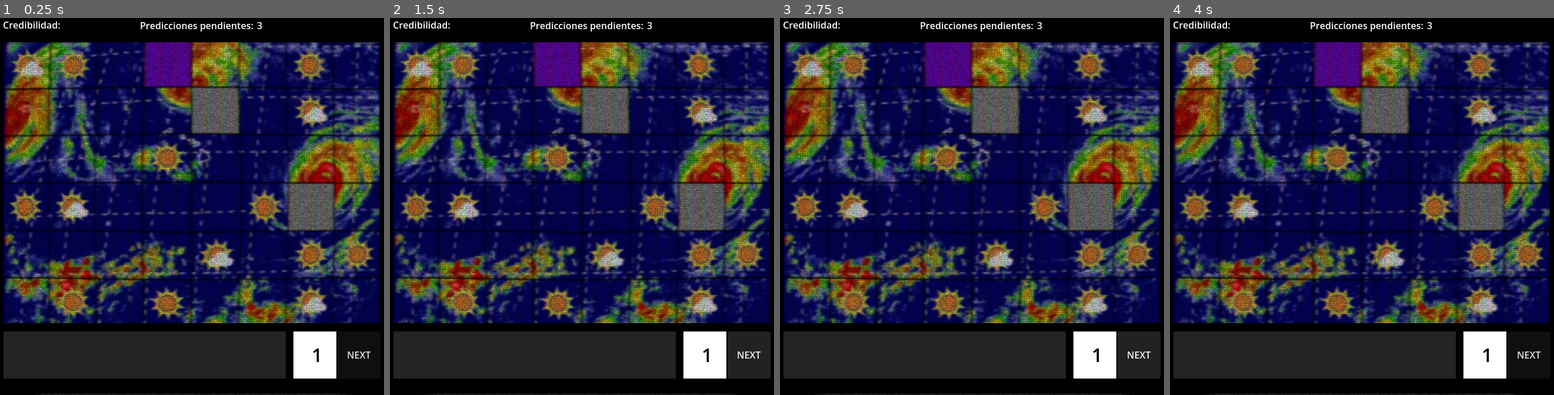
Above: before the commit, frames 1-4 (left to right).
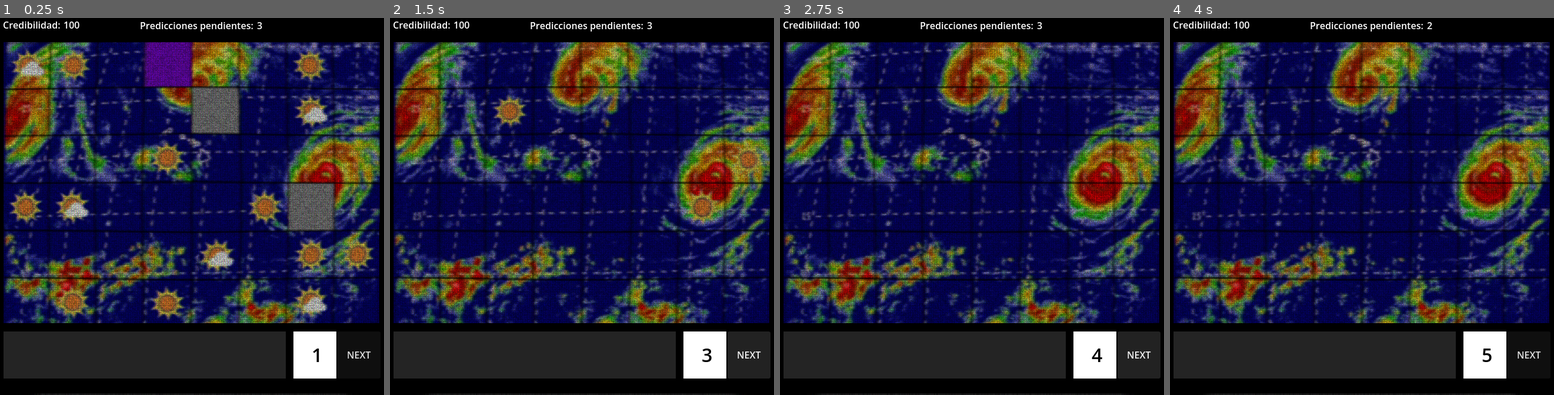
Above: after the commit, the same moments.

Repository: luciacastro2/meteo
Game: Godot game, scene res://scenes/main.tscn
The game is run twice, just before and just after one commit, with the same random seed, the same clock (stepped at 60 frames per second) and the same inputs.
Inputs (mouse positions are in pixels of both pictures, inside the frame that each line leads up to):
- Up to frame 1 (0.25 s): no input
- Up to frame 2 (1.5 s): click "NEXT" at 0.5 s; click "NEXT" at 1.25 s
- Up to frame 3 (2.75 s): click "NEXT" at 2 s
- Up to frame 4 (4 s): tap Enter at 2.75 s; move the mouse to (1315, 353) at 2.77 s; click (1315, 353) at 2.92 s; move the mouse to (1362, 183) at 3.52 s; click (1362, 183) at 3.67 s

The runs differ from the first frame. In frame 1, less than 0.1% of the frame differs, in the area x 16-21%, y 0-3%; in frame 2, 12%, in the area x 2-98%, y 0-92%; in frame 3, 11%; in frame 4, 11%.

Commit message:
REFACTOREDDDDD

Diff:
--- /dev/null
+++ b/scenes/main.gd
@@ -0,0 +1,12 @@
+extends Node2D
+
+signal day_changed
+signal prediction_tray_clicked(event: InputEvent)
+
+
+func _on_next_day_button_pressed() -> void:
+	emit_signal("day_changed")
+
+
+func _on_predictions_mouse_click_input_event(viewport: Node, event: InputEvent, shape_idx: int) -> void:
+	emit_signal("prediction_tray_clicked", event)
--- a/scenes/main.tscn
+++ b/scenes/main.tscn
@@ -2,8 +2,8 @@
 
 [ext_resource type="PackedScene" uid="uid://c7ol53vpad3dn" path="res://scenes/weather_sim_screen.tscn" id="1_jyhfs"]
 [ext_resource type="PackedScene" uid="uid://bhfop7w6vl8j1" path="res://scenes/tv_frame.tscn" id="1_sugp2"]
+[ext_resource type="Script" uid="uid://dhcsao4ap6w2u" path="res://scenes/main.gd" id="1_tbgi4"]
 [ext_resource type="Texture2D" uid="uid://c4va0xwqv7ihq" path="res://assets/ui/tray_predictions.png" id="3_jyhfs"]
-[ext_resource type="AudioStream" path="res://sounds/219012__cusconauta__blop.wav" id="3_tbgi4"]
 
 [sub_resource type="RectangleShape2D" id="RectangleShape2D_jyhfs"]
 size = Vector2(480, 80)
@@ -15,6 +15,7 @@
 font_color = Color(0, 0, 0, 1)
 
 [node name="Main" type="Node2D" unique_id=1059845103]
+script = ExtResource("1_tbgi4")
 
 [node name="UI" type="CanvasLayer" parent="." unique_id=92294954]
 layer = 106
@@ -91,7 +92,6 @@
 offset_bottom = 23.0
 
 [node name="ClickSound" type="AudioStreamPlayer" parent="UI" unique_id=54037570]
-stream = ExtResource("3_tbgi4")
 
 [node name="TVFrame" parent="." unique_id=1829308206 instance=ExtResource("1_sugp2")]
 
--- a/scenes/weather_simulator.gd
+++ b/scenes/weather_simulator.gd
@@ -1,7 +1,7 @@
 extends Node2D
 
 var rng = RandomNumberGenerator.new()
-var Main = get_parent()
+var Main: Node2D
 
 const OFFSET_X := 40
 const OFFSET_Y := 60
@@ -55,13 +55,17 @@
 # ******************************************************************
 
 func _ready() -> void:
-	#show_day()
-	#show_credibility()
-	#show_predictions_left()
-	#create_board()
-	#_glider()
+	Main = get_parent()
+
+	connect_signals()
+
+	show_day()
+	show_credibility()
+	show_predictions_left()
+
 	create_random_board()
 	print_board(Global.board)
+
 
 # ******************************************************************
 # BOARD CREATION
@@ -240,9 +244,6 @@
 		for j in range(Global.COLS):
 			Global.board[i][j].set_state(next_states[i][j])
 
-# ******************************************************************
-# GLOBAL FUNCTIONS
-# ******************************************************************
 
 func end_game() -> void:
 	if Global.Credibility <= 70:
@@ -258,16 +259,16 @@
 # ******************************************************************
 
 func show_day() -> void:
-	Main.get_node("$UI/CurrentDay/CurrentDayText").text = str(Global.Day)
+	Main.get_node("UI/CurrentDay/CurrentDayText").text = str(Global.Day)
 
 
 func show_credibility() -> void:
-	Main.get_node("$UI/CredibilityLabel/CredibilityLabelText").text = str(Global.Credibility)
+	Main.get_node("UI/CredibilityLabel/CredibilityLabelText").text = str(Global.Credibility)
 
 
 func show_predictions_left() -> void:
 	var remaining = Global.MAX_PREDICTIONS - predictions.size()
-	Main.get_node("$UI/PredictionsLeft/PredictionsLeftText").text = str(remaining)
+	Main.get_node("UI/PredictionsLeft/PredictionsLeftText").text = str(remaining)
 
 
 func update_credibility() -> void:
@@ -286,6 +287,7 @@
 	else: show_day()
 
 	simulate_board()
+
 	check_predictions()
 	selected_prediction = null
 	predictions.clear()
@@ -293,18 +295,22 @@
 
 	print_board(Global.board)
 
+
+func connect_signals():
+	Main.day_changed.connect(_on_day_changed)
+	Main.prediction_tray_clicked.connect(_on_prediction_tray_clicked)
+
 # ******************************************************************
 # EVENTS
 # ******************************************************************
 
-func _on_next_day_button_pressed() -> void:
-	$UI/ClickSound.play()
+func _on_day_changed() -> void:
+	Main.get_node("UI/ClickSound").play()
 	next_day()
 
 
 func _on_screen_mouse_click_input_event(viewport: Node, event: InputEvent, shape_idx: int) -> void:
 	if event is InputEventMouseButton and event.button_index == MOUSE_BUTTON_LEFT and event.pressed:
-
 		var mouse_pos = event.position
 
 		var col = int((mouse_pos.x - OFFSET_X) / Global.CELL_SIZE)
@@ -326,15 +332,15 @@
 
 			predictions.append(new_prediction)
 			selected_prediction = new_prediction
-			#update_predictions_left()
+			update_predictions_left()
 			var numero_prediccion = predictions.size()
 			print("Predicción #", numero_prediccion, " en celda ", new_prediction.position)
 
 
-func _on_predictions_mouse_click_input_event(viewport: Node, event: InputEvent, shape_idx: int) -> void:
+func _on_prediction_tray_clicked(event: InputEvent) -> void:
 	if event is InputEventMouseButton and event.button_index == MOUSE_BUTTON_LEFT and event.pressed:
 		var mouse_pos = event.position
-		var offset = $UI/TrayPredictions.position
+		var offset = Main.get_node("UI/TrayPredictions").position
 		var local_pos = mouse_pos - offset
 
 		var prediction_state = int(local_pos.x / Global.CELL_SIZE) + 1
@@ -348,10 +354,10 @@
 			predictions.erase(selected_prediction)
 			print("Predicción borrada")
 			selected_prediction = null
-			#update_predictions_left()
+			update_predictions_left()
 			return
 
 		selected_prediction.state = prediction_state
 		print("Estado asignado:", prediction_state)
 		selected_prediction = null
-		#update_predictions_left()
+		update_predictions_left()
Not shown, added: scenes/main.gd.uid
